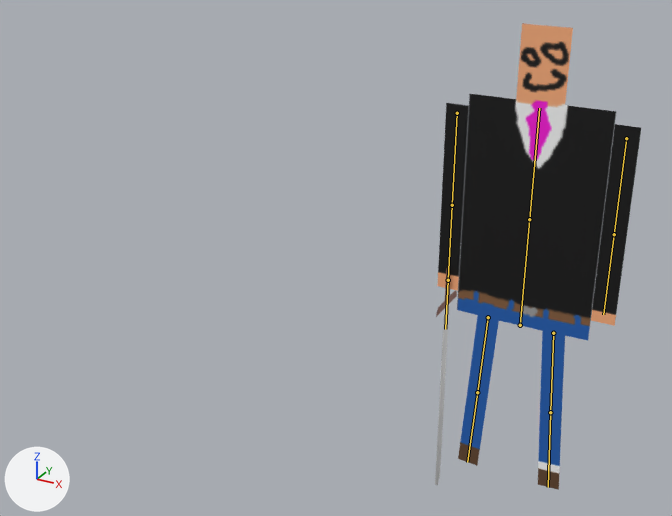
Two versions of the Blender file blender/player_character.blend, one commit apart.
Rendered twice from a camera (50 mm lens) standing at (1.04, -3.59, 2.72) and looking at (-0.7, -0.41, 1.13). Lighting does not change. The marker at lower left points along +X, +Y and +Z. The picture after the commit comes second. The bones that change, and the others that lie on the model, are drawn over the model as lines.

In view in the first picture: 'Body', 'LeftArm', 'RightArm', 'Sword'.
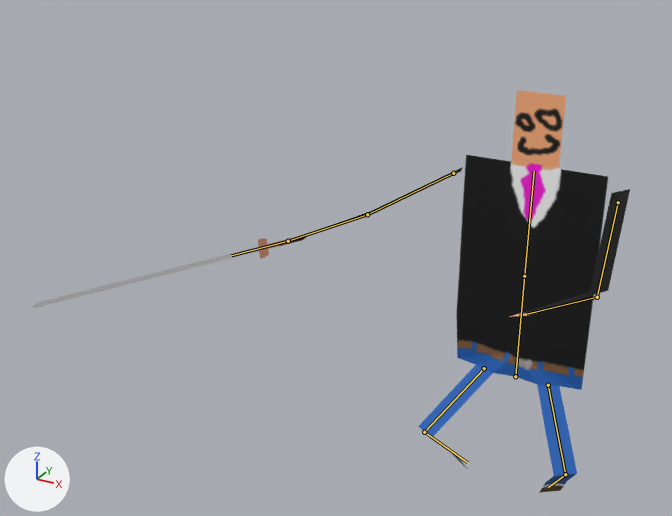
The newer file adds an action. The first version stands in its rest pose; the second is drawn at frame 8 of the action 'SwordSwing2'.

Location of each change, (x1, y1, x2, y2) in pixels of the pictures (672 x 516 px):
'Body', posed (19% wider, 14% shorter)
    before: (457, 23, 616, 490)
    after: (419, 90, 608, 493)
'LeftArm', posed (137% wider, 36% shorter)
    before: (591, 124, 641, 326)
    after: (510, 189, 630, 317)
'RightArm', posed (462% wider, 59% shorter)
    before: (438, 103, 469, 291)
    after: (284, 167, 463, 243)
'Sword', posed (1100% wider, 67% shorter)
    before: (435, 265, 457, 485)
    after: (31, 236, 306, 308)
bone 'RightArm', root to tip
    before: (457, 113) to (452, 205)
    after: (453, 173) to (367, 214)
bone 'RightHand', root to tip
    before: (452, 205) to (448, 280)
    after: (367, 214) to (288, 241)
bone 'RightFingers', root to tip
    before: (448, 280) to (445, 329)
    after: (288, 241) to (231, 255)
bone 'LeftArm', root to tip
    before: (626, 138) to (614, 234)
    after: (618, 202) to (597, 297)
bone 'LeftHand', root to tip
    before: (614, 234) to (603, 314)
    after: (597, 297) to (526, 314)
bone 'LeftLeg', root to tip
    before: (553, 333) to (550, 412)
    after: (548, 385) to (565, 474)
bone 'LeftFoot', root to tip
    before: (550, 412) to (548, 487)
    after: (565, 474) to (548, 487)
bone 'RightLeg', root to tip
    before: (488, 317) to (477, 392)
    after: (484, 368) to (424, 432)
bone 'RightFoot', root to tip
    before: (477, 392) to (467, 462)
    after: (424, 432) to (467, 462)
bone 'Spline', root to tip
    before: (520, 325) to (529, 219)
    after: (515, 376) to (524, 276)

The change in detail:
Bone 'RightArm' (bone_rightarm) moves from (0.0, 0.0, 0.0) to (0.0, 0.262, 0.0).
Bone 'RightArm' (bone_rightarm) turns from (0, 0, 0) to (62, 37, 104) degrees about its own x, y and z.
Bone 'RightHand' (bone_righthand) turns from (0, 0, 0) to (-2, -8, 7) degrees about its own x, y and z.
Bone 'RightFingers' (bone_rightfingers) turns from (0, 0, 0) to (1, -110, 3) degrees about its own x, y and z.
Bone 'LeftArm' (bone_leftarm) moves from (0.0, 0.0, 0.0) to (0.0, 0.262, 0.0).
Bone 'LeftArm' (bone_leftarm) turns from (0, 0, 0) to (3, 38, -39) degrees about its own x, y and z.
Bone 'LeftHand' (bone_lefthand) turns from (0, 0, 0) to (0, 0, -60) degrees about its own x, y and z.
Bone 'LeftLeg' (bone_leftleg) moves from (0.0, 0.0, 0.0) to (0.0, 0.262, 0.0).
Bone 'LeftLeg' (bone_leftleg) turns from (0, 0, 0) to (-28, -29, -8) degrees about its own x, y and z.
Bone 'LeftFoot' (bone_leftfoot) turns from (0, 0, 0) to (95, -1, 0) degrees about its own x, y and z.
Bone 'RightLeg' (bone_rightleg) moves from (0.0, 0.0, 0.0) to (0.0, 0.262, 0.0).
Bone 'RightLeg' (bone_rightleg) turns from (0, 0, 0) to (-28, 29, 8) degrees about its own x, y and z.
Bone 'RightFoot' (bone_rightfoot) turns from (0, 0, 0) to (95, 1, 0) degrees about its own x, y and z.
Bone 'Spline' (bone_spline) moves from (0.0, 0.0, 0.0) to (0.0, -0.262, 0.0).
